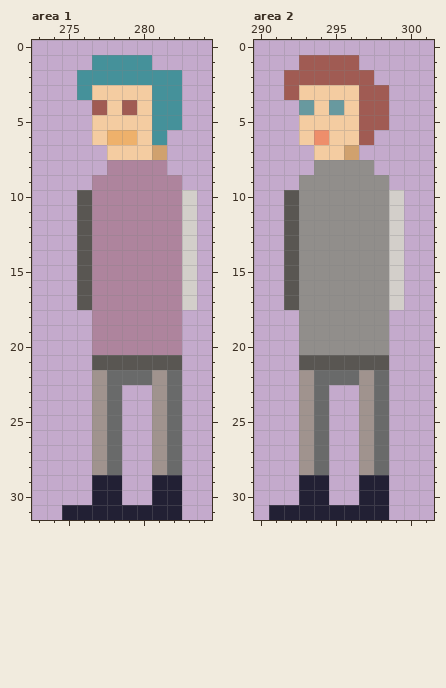
Pixel-art file: img/Characters.aseprite. Above, as it was before the edit.
320x32 pixels, 1 frame. Shown: area 1: x 273..284, y 0..31; area 2: x 290..301, y 0..31. The commit also changed other parts of the picture, which this record leaves out.
Once edited:
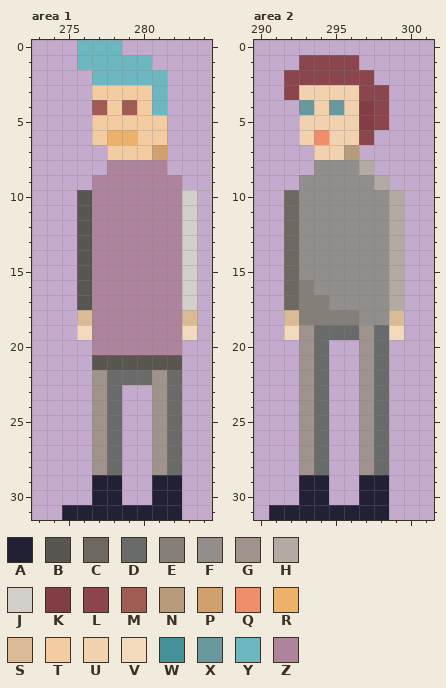
Palette (. is transparent): A #222034  B #595652  C #6d6861  D #696a6a  E #847f79  F #918e8b  G #a0938e  H #b2aaa3  J #d3cfca  K #833d44  L #8b454c  M #a05b53  N #b79b7d  P #d0a16e  Q #ee8e6b  R #eeb16b  S #dbba96  T #f4cca1  U #f1d1ae  V #f4dabd  W #45919a  X #68999f  Y #6db7c0  Z #ae849d
The edit:
Area 1, layers "Hair", "Skin":
Colour S now appears in row 18 at x 276 and 283.
The author changed colour W to colour T in rows 5 to 6 at x 281.
Colour V now appears in row 19 at x 276 and 283.
Colour Y now appears in row 0 at x 276 to 278; in row 1 at x 276.
The author changed colour W to colour Y in row 1 at x 277 to 280; in row 2 at x 277 to 281; in rows 3 to 4 at x 281.
Colour W is removed in rows 2 to 3 at x 276 and 282; in rows 4 to 5 at x 282.
Area 2, layers "Clothing", "Hair", "Skin":
The author changed colour B to colour C in rows 10 to 17 at x 292.
The author changed colour B to colour D in row 21 at x 294 and 298.
The author changed colour F to colour D in row 19 at x 294 to 296 and 298; in row 20 at x 294 and 298.
The author changed colour F to colour E in row 16 at x 293; in row 17 at x 293 to 294; in row 18 at x 293 to 296.
The author changed colour B to colour G in row 21 at x 293 and 297.
The author changed colour F to colour G in rows 19 to 20 at x 293 and 297.
The author changed colour F to colour H in row 8 at x 297; in row 9 at x 298.
The author changed colour J to colour H in rows 10 to 17 at x 299.
The author changed colour M to colour K in rows 4 to 5 at x 297.
The author changed colour M to colour L in row 1 at x 293 to 296; in row 2 at x 292 to 297; in row 3 at x 292 and 297 to 298; in rows 4 to 5 at x 298; in row 6 at x 297.
The author changed colour P to colour N in row 7 at x 296.
Colour S now appears in row 18 at x 292 and 299.
The author changed colour T to colour U in row 3 at x 293 to 296; in row 4 at x 294 and 296; in row 5 at x 293 to 296; in row 6 at x 293 and 295 to 296; in row 7 at x 294 to 295.
Colour V now appears in row 19 at x 292 and 299.
Colour B is removed in row 21 at x 295 to 296.
Colour D is removed in row 22 at x 295 to 296.
Colour F is removed in row 20 at x 295 to 296.
Changed places in both pictures, as pixel boxes (x1, y1, x2, y2):
changed: (77, 40, 182, 145)
added: (77, 310, 92, 340)
added: (182, 310, 197, 340)
changed: (284, 55, 404, 385)
